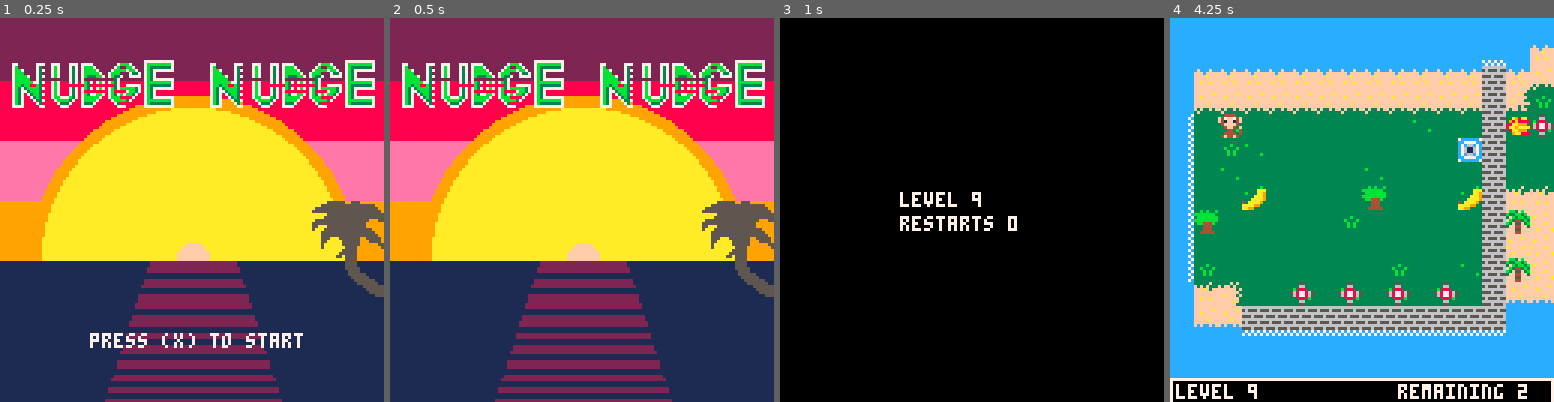
Above: before the commit, frames 1-4 (left to right).
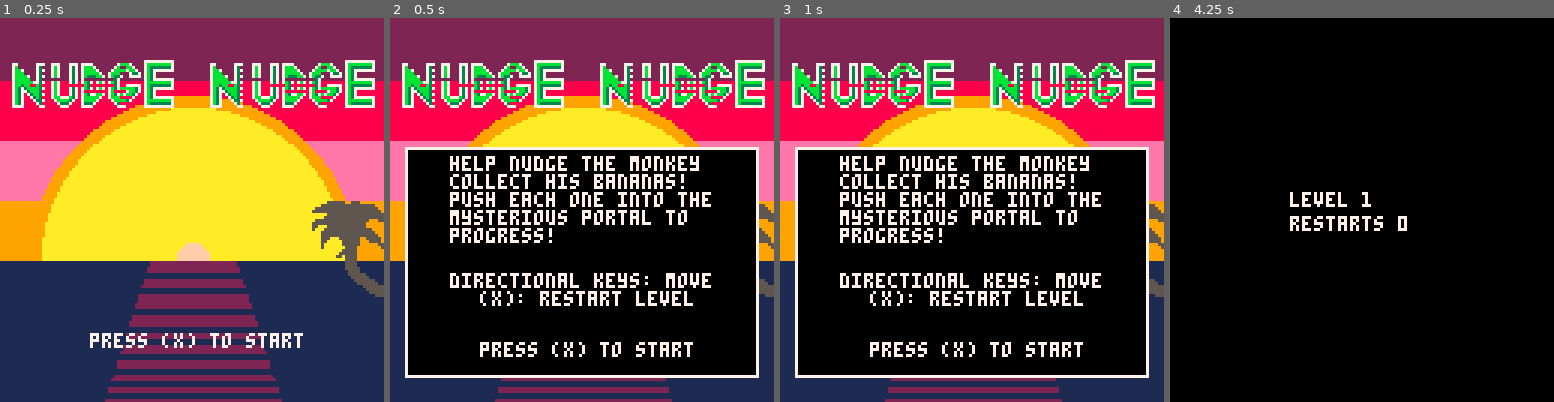
Above: after the commit, the same moments.

Repository: jlbeard84/pico8-nudge-nudge
Game: PICO-8 cartridge nudge-nudge.p8
Same seed, same stepped clock (60 frames per second), same inputs: the game is played once before the commit and once after it.
Inputs:
- Up to frame 1 (0.25 s): no input
- Up to frame 2 (0.5 s): tap X (X key) at 0.33 s
- Up to frame 3 (1 s): no input
- Up to frame 4 (4.25 s): tap X (X key) at 1.07, 1.85, 2.97, 4.08 s; hold Right 1.6-2.1 s; hold Up 2.15-2.42 s; hold Right 2.47-3.03 s; hold Left 3.08-3.58 s; hold Down 3.63-3.97 s; hold Right from 4.02 s (still down)

Frame 1 is identical in both runs. In frame 2, 55% of the frame differs, in the area x 3-97%, y 33-94%; in frame 3, 54%; in frame 4, 96%, in the area x 0-100%, y 0-100%.

Commit message:
Added intro text

Diff:
--- a/nudge-nudge.p8
+++ b/nudge-nudge.p8
@@ -4,9 +4,9 @@
 --nudge-nudge
 -- (c) @jlateralus
 
---gamestates:1=load,2=transitionin,3=game,4=transitionout,5=title,6=titleload
-
-level=8
+--gamestates:1=load,2=transitionin,3=game,4=transitionout,5=title,6=titleload,7=intro
+
+level=0
 gridsquare=8
 floorsprite=7
 restartcount=0
@@ -479,11 +479,19 @@
 	elseif gamestate==5 then
 
 		if btnp(5) then
+			gamestate=7
+			return
+		end
+
+	elseif gamestate==7 then
+
+		if btnp(5) then
 			isrestart=false
 			stateincrementor=0
 			gamestate=6
 			return
 		end
+
 	end
 end
 
@@ -547,7 +555,7 @@
 		print("restarts "..restartcount,40,66,7)
 	end
 
-	if gamestate==5 or gamestate==6 then
+	if gamestate==5 or gamestate == 6 or gamestate==7 then
 		rectfill(0,0,127,20,2)
 		rectfill(0,21,127,40,8)
 		rectfill(0,41,127,60,14)
@@ -629,6 +637,23 @@
 		if gamestate==5 then
 			print("press (x) to start", 30, 105, 7)
 		end
+	end
+
+	if gamestate==6 or gamestate==7 then
+
+		rectfill(6, 44, 121, 118, 0)
+		rect(5, 43, 122, 119, 7)
+
+		print("help nudge the monkey",20,46,7)
+		print("collect his bananas!",20,52,7)
+		print("push each one into the",20,58,7)
+		print("mysterious portal to", 20,64,7)
+		print("progress!", 20,70,7)
+
+		print("directional keys: move",20,85,7)
+		print("(x): restart level",30,91,7)
+		print("press (x) to start", 30, 108, 7)
+
 	end
 
 	if gamestate==3 or gamestate==2 or gamestate==4 then
Not shown, changed: nudge-nudge.p8.png
